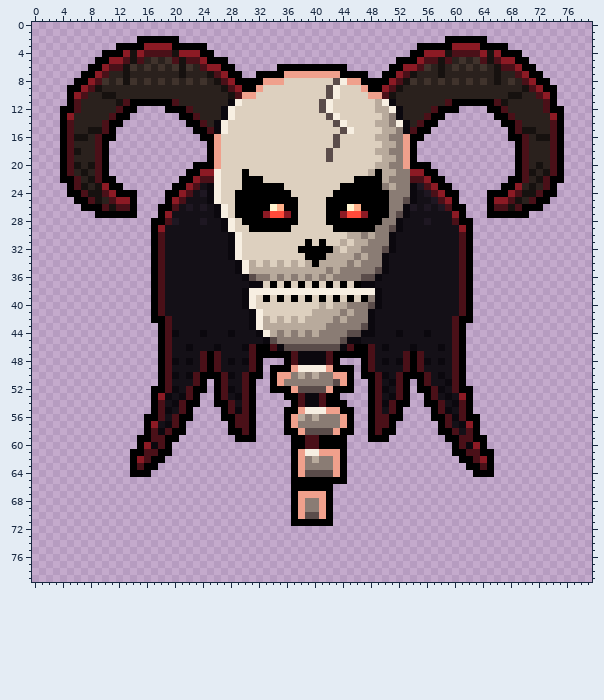
Edited in one commit: pixel-art file (Art/Source/Enemies_Skull.aseprite). The picture above is the old version.
80x80 pixels, 1 frame.
The same view after the edit:
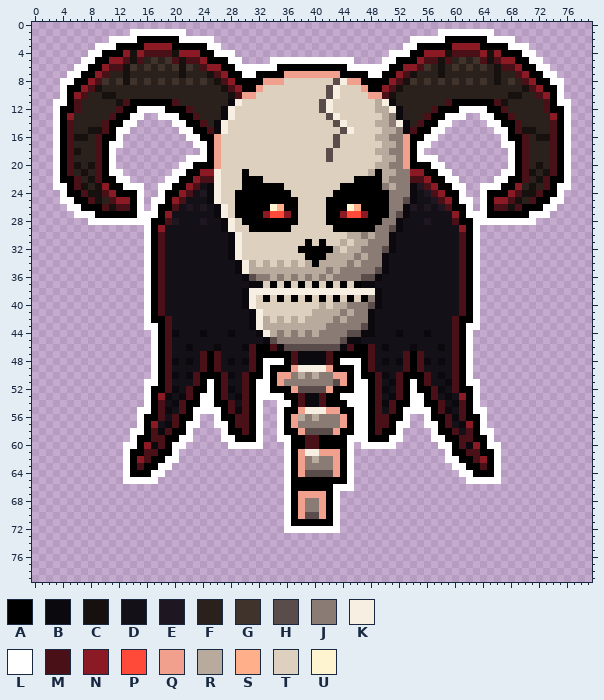
Palette (. is transparent): A #000000  B #0b080e  C #16110f  D #141017  E #1e1722  F #2a211d  G #40332c  H #5a4c4a  J #8a7c74  K #f7efe2  L #ffffff  M #4a1018  N #8c1a24  P #ff4a3a  Q #f0a08c  R #b8aa9c  S #ffb08a  T #ddd0bf  U #fff4d0
Changes in this commit:
y 1: x 14..21 ........ -> LLLLLLLL; x 58..65 ........ -> LLLLLLLL
y 2: x 11..14 .... -> LLLL; x 21..25 ..... -> LLLLL; x 54..58 ..... -> LLLLL; x 65..68 .... -> LLLL
y 3: x 9..11 ... -> LLL; x 25..26 .. -> LL; x 53..54 .. -> LL; x 68..70 ... -> LLL
y 4: x 8..9 .. -> LL; x 26..28 ... -> LLL; x 51..53 ... -> LLL; x 70..71 .. -> LL
y 5: x 7..8 .. -> LL; x 28..29 .. -> LL; x 34..45 ............ -> LLLLLLLLLLLL; x 50..51 .. -> LL; x 71..72 .. -> LL
y 6: x 6..7 .. -> LL; x 29..34 ...... -> LLLLLL; x 45..50 ...... -> LLLLLL; x 72..73 .. -> LL
y 7: x 5..6 .. -> LL; x 30..31 .. -> LL; x 48..49 .. -> LL; x 73..74 .. -> LL
y 8: x 4..5 .. -> LL; x 74..75 .. -> LL
y 9..10: x 4 . -> L; x 75 . -> L
y 11: x 3..4 .. -> LL; x 75..76 .. -> LL
y 12: x 3 . -> L; x 15..18 .... -> LLLL; x 61..64 .... -> LLLL; x 76 . -> L
y 13: x 3 . -> L; x 14..15 .. -> LL; x 18..20 ... -> LLL; x 59..61 ... -> LLL; x 64..65 .. -> LL; x 76 . -> L
y 14: x 3 . -> L; x 13..14 .. -> LL; x 20..21 .. -> LL; x 58..59 .. -> LL; x 65..66 .. -> LL; x 76 . -> L
y 15: x 3 . -> L; x 12..13 .. -> LL; x 21..22 .. -> LL; x 57..58 .. -> LL; x 66..67 .. -> LL; x 76 . -> L
y 16: x 3 . -> L; x 12 . -> L; x 22..23 .. -> LL; x 56..57 .. -> LL; x 67 . -> L; x 76 . -> L
y 17: x 3 . -> L; x 11..12 .. -> LL; x 23..24 .. -> LL; x 55..56 .. -> LL; x 67..68 .. -> LL; x 76 . -> L
y 18: x 3 . -> L; x 11 . -> L; x 24 . -> L; x 55 . -> L; x 68 . -> L; x 76 . -> L
y 19: x 3 . -> L; x 11 . -> L; x 22..24 ... -> LLL; x 55..57 ... -> LLL; x 68 . -> L; x 76 . -> L
y 20: x 3 . -> L; x 11 . -> L; x 21..22 .. -> LL; x 57..58 .. -> LL; x 68 . -> L; x 76 . -> L
y 21: x 3 . -> L; x 11..12 .. -> LL; x 20..21 .. -> LL; x 58..59 .. -> LL; x 67..68 .. -> LL; x 76 . -> L
y 22: x 3 . -> L; x 12..13 .. -> LL; x 19..20 .. -> LL; x 59..60 .. -> LL; x 66..67 .. -> LL; x 76 . -> L
y 23: x 3..4 .. -> LL; x 13..15 ... -> LLL; x 18..19 .. -> LL; x 60..61 .. -> LL; x 64..66 ... -> LLL; x 75..76 .. -> LL
y 24: x 4 . -> L; x 15 . -> L; x 18 . -> L; x 61 . -> L; x 64 . -> L; x 75 . -> L
y 25: x 4..5 .. -> LL; x 15 . -> L; x 17..18 .. -> LL; x 61..62 .. -> LL; x 64 . -> L; x 74..75 .. -> LL
y 26: x 5..6 .. -> LL; x 15 . -> L; x 17 . -> L; x 62 . -> L; x 64 . -> L; x 73..74 .. -> LL
y 27: x 6..8 ... -> LLL; x 15..17 ... -> LLL; x 62..64 ... -> LLL; x 71..73 ... -> LLL
y 28: x 8..16 ......... -> LLLLLLLLL; x 63..71 ......... -> LLLLLLLLL
y 29..42: x 16 . -> L; x 63 . -> L
y 43: x 16..17 .. -> LL; x 62..63 .. -> LL
y 44..47: x 17 . -> L; x 62 . -> L
y 48: x 17 . -> L; x 33..35 ... -> LLL; x 44..46 ... -> LLL; x 62 . -> L
y 49..50: x 17 . -> L; x 33 . -> L; x 46 . -> L; x 62 . -> L
y 51: x 16..17 .. -> LL; x 25 . -> L; x 32..33 .. -> LL; x 46..47 .. -> LL; x 54 . -> L; x 62..63 .. -> LL
y 52: x 16 . -> L; x 25 . -> L; x 32..33 .. -> LL; x 46..47 .. -> LL; x 54 . -> L; x 63 . -> L
y 53: x 16 . -> L; x 24..25 .. -> LL; x 32..35 .... -> LLLL; x 44..47 .... -> LLLL; x 54..55 .. -> LL; x 63 . -> L
y 54: x 16 . -> L; x 24..25 .. -> LL; x 32 . -> L; x 35..36 .. -> LL; x 45..47 ... -> LLL; x 54..55 .. -> LL; x 63 . -> L
y 55: x 15..16 .. -> LL; x 23..26 .... -> LLLL; x 32 . -> L; x 35 . -> L; x 46..47 .. -> LL; x 53..56 .... -> LLLL; x 63..64 .. -> LL
y 56: x 15 . -> L; x 23 . -> L; x 26 . -> L; x 32 . -> L; x 35 . -> L; x 46..47 .. -> LL; x 53 . -> L; x 56 . -> L; x 64 . -> L
y 57: x 15 . -> L; x 22..23 .. -> LL; x 26..27 .. -> LL; x 32 . -> L; x 35 . -> L; x 46..47 .. -> LL; x 52..53 .. -> LL; x 56..57 .. -> LL; x 64 . -> L
y 58: x 14..15 .. -> LL; x 22 . -> L; x 27 . -> L; x 32 . -> L; x 35 . -> L; x 46..47 .. -> LL; x 52 . -> L; x 57 . -> L; x 64..65 .. -> LL
y 59: x 14 . -> L; x 21..22 .. -> LL; x 27..28 .. -> LL; x 32 . -> L; x 35..36 .. -> LL; x 45..47 ... -> LLL; x 51..52 .. -> LL; x 57..58 .. -> LL; x 65 . -> L
y 60: x 13..14 .. -> LL; x 20..21 .. -> LL; x 28..32 ..... -> LLLLL; x 36 . -> L; x 45 . -> L; x 47..51 ..... -> LLLLL; x 58..59 .. -> LL; x 65..66 .. -> LL
y 61: x 13 . -> L; x 20 . -> L; x 36 . -> L; x 45 . -> L; x 59 . -> L; x 66 . -> L
y 62: x 13 . -> L; x 19..20 .. -> LL; x 36 . -> L; x 45 . -> L; x 59..60 .. -> LL; x 66 . -> L
y 63: x 13 . -> L; x 18..19 .. -> LL; x 36 . -> L; x 45 . -> L; x 60..61 .. -> LL; x 66 . -> L
y 64: x 13 . -> L; x 17..18 .. -> LL; x 36 . -> L; x 45 . -> L; x 61..62 .. -> LL; x 66 . -> L
y 65: x 13..17 ..... -> LLLLL; x 36 . -> L; x 45 . -> L; x 62..66 ..... -> LLLLL
y 66: x 36 . -> L; x 43..45 ... -> LLL
y 67..71: x 36 . -> L; x 43 . -> L
y 72: x 36..43 ........ -> LLLLLLLL
Boxes around the changes in both pictures, in picture pixels (x1, y1, x2, y2):
added: (53, 29, 571, 533)
